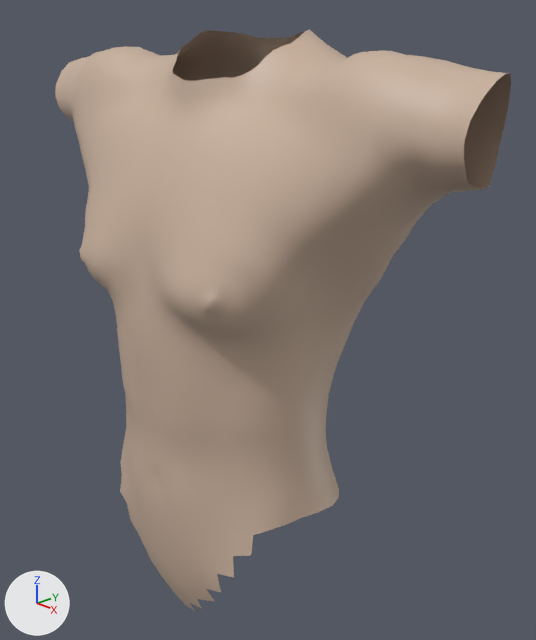
The Blender file blender_models/Torso/torso.blend: old version first, new version second.
Both versions are drawn from a 50 mm camera at (0.526, -0.405, 1.406) aimed at (0.044, 0.047, 1.155). Arrows for +X, +Y and +Z are at lower left; the lights stay in place.

Script lines for the objects in view, before the commit:
```python
me_humonculus_base = bpy.data.meshes.new('humonculus-base')
me_humonculus_base.from_pydata(...)  # 1524 vertices, 1458 faces; spans x -2.67..2.67, y 8.37..14.12, z -1.42..0.73
me_humonculus_base.polygons.foreach_set('use_smooth', [True] * 1458)
me_humonculus_base.materials.append(mat_defaultskin)  # beige #cab19d
ob_humonculus_base = bpy.data.objects.new('humonculus-base', me_humonculus_base)
ob_humonculus_base.location = (0.0, 0.0, 0.0)
ob_humonculus_base.rotation_euler = (1.571, 0.0, 0.0)  # degrees (90, 0, 0)
ob_humonculus_base.scale = (0.1, 0.1, 0.1)
```
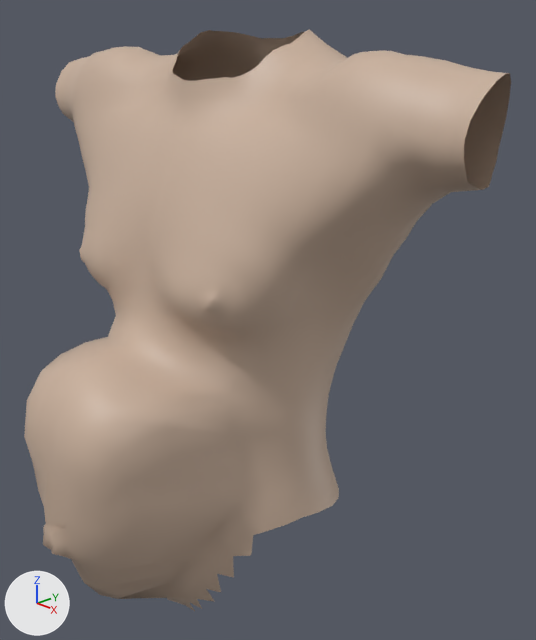
The newer file adds a shape key; the second version is drawn at full value of the shape key 'stomach' of 'humonculus-base', and the change is written as the vertex moves it makes.

The change, as a list of edits to the scene's bpy script:
```text
Change me_humonculus_base:
    used by ob_humonculus_base; location = (0.0, 0.0, 0.0); rotation_euler = (1.571, 0.0, 0.0), in degrees (90, 0, 0); scale = (0.1, 0.1, 0.1)
    remove me_humonculus_base.from_pydata(...)  # 1524 vertices, 1458 faces; spans x -2.67..2.67, y 8.37..14.12, z -1.42..0.73
    add me_humonculus_base.from_pydata(...)  # 1608 vertices, 1542 faces; spans x -2.67..2.67, y 8.37..14.12, z -1.42..1.77
    me_humonculus_base part 1
    2 vertices are removed from x -0.79..0.79, y 11.03, z 0.42
    86 faces are deleted
    23 vertices in x -0.79..0.79, y 8.57..11.52, z 0.41..0.68 move by (0.0, 0.0, 0.12)
    9 vertices in x -1.03..-0.37, y 9.22..11.23, z 0.27..0.57 move by (-0.01, 0.0, 0.12)
    9 vertices in x 0.37..1.03, y 9.22..11.23, z 0.27..0.57 move by (0.01, 0.0, 0.12)
    4 vertices in x -0.94..0.94, y 9.78..10.77, z 0.3..0.45 move by (0.0, 0.0, 0.13)
    96 vertices move from x -0.86..0.86, y 8.97..11.24, z 0.37..0.65 to x -0.91..0.91, y 8.93..11.53, z 0.65..1.77
    65 vertices are added at x -1.16..1.16, y 10.15..11.29, z -1.1..1.76
    9 new vertices lie (0.0, 0.08, -0.02) away from vertices in x -0.97..0.97, y 10.63..10.79, z -1.04..-0.74
    6 new vertices lie (0.0, -0.08, 0.01) away from vertices in x -1.11..1.11, y 10.78..10.95, z -0.67..-0.51
    6 new vertices lie (0.0, -0.09, 0.02) away from vertices in x -0.87..0.87, y 10.99..11.03, z -1.09..-0.92
    170 new faces join them
```

What differs and where, as boxes [x1, y1, x2, y2] in the pictures (536 x 640 px):
'humonculus-base', reshaped (7% wider)
    before: [55, 29, 511, 611]
    after: [24, 29, 511, 611]
part 1 of me_humonculus_base, built on
    before: [116, 310, 331, 611]
    after: [24, 310, 331, 611]
